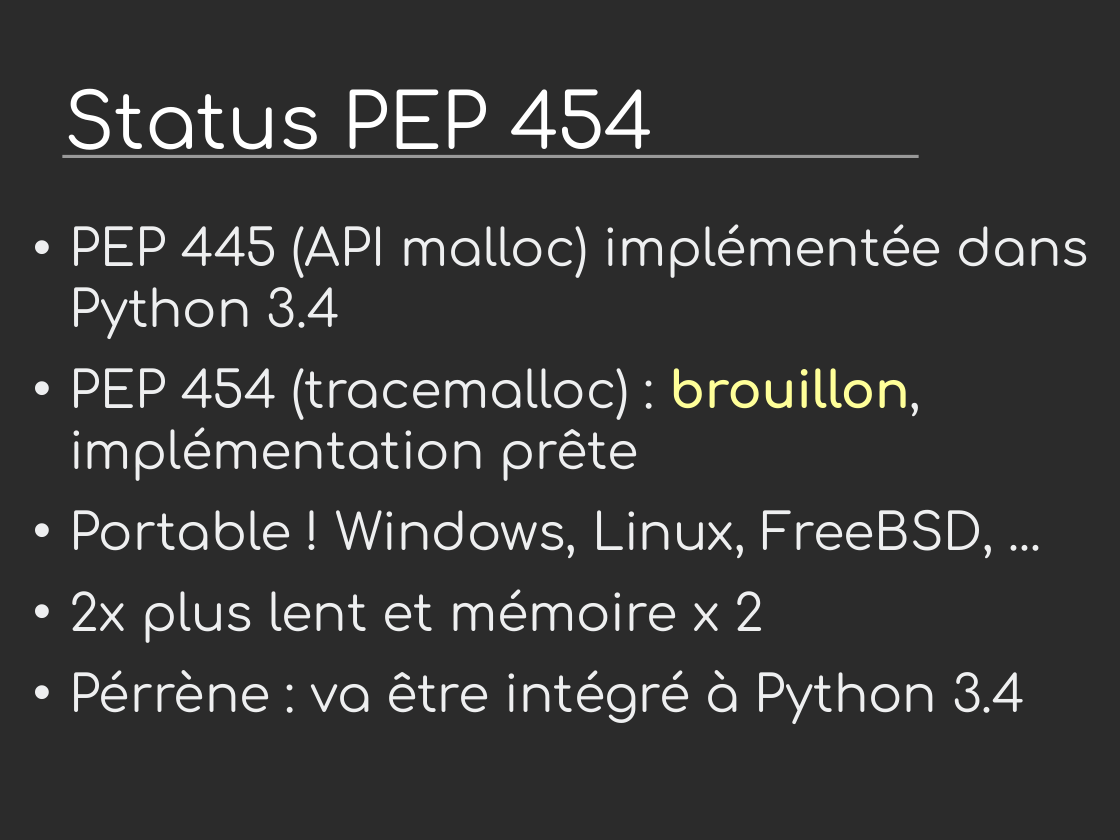
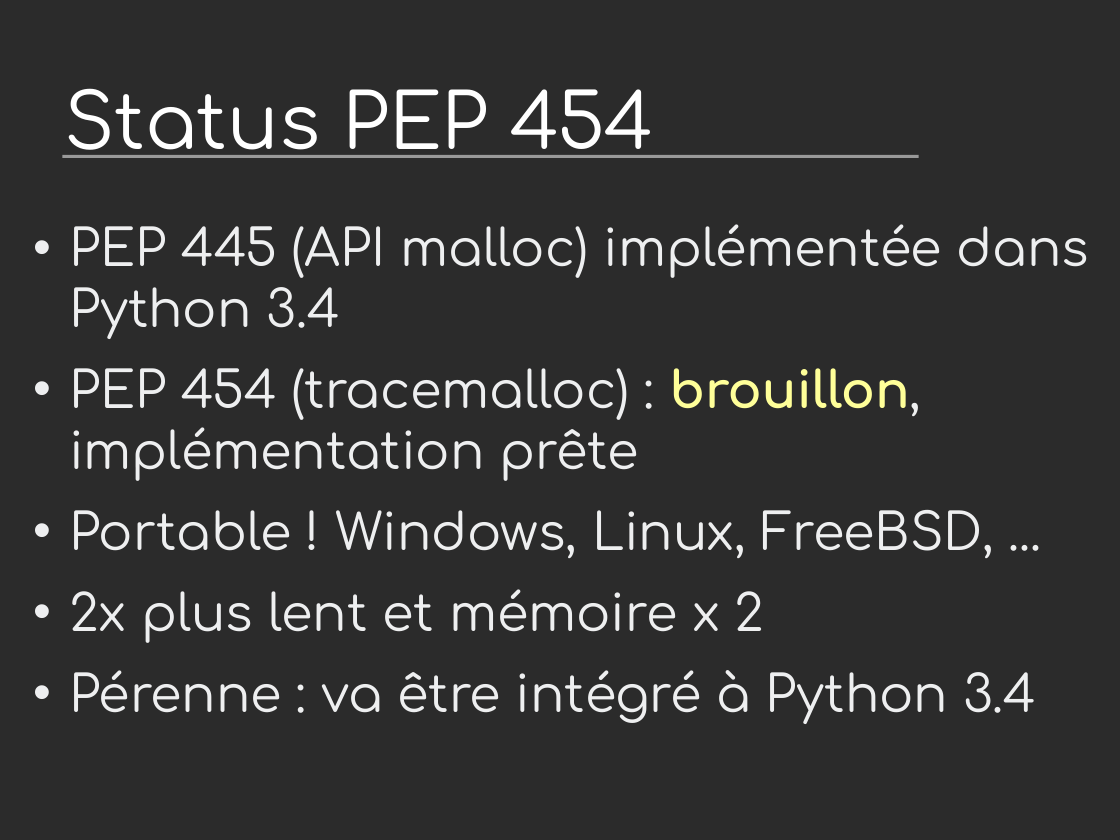
Before and after one commit to vstinner/talks, a slide deck: slide 24 of 2013-PyconFR-Strasbourg/tracemalloc.odp. Drawn at 1120x840 pixels with LibreOffice and Linux fonts; fonts in the diff are those of the drawing; background and template pictures are left out; a plain dark background stands for a picture behind light text. Boxes give left, top, right and bottom in pixels: in the first picture for what was removed or moved away, otherwise in the second. Text is boxed around its words. In the diff, an @@ line names an element or a change of style, - is before the commit and + after.

```diff
--- a/2013-PyconFR-Strasbourg/tracemalloc.odp
+++ b/2013-PyconFR-Strasbourg/tracemalloc.odp
@@ text at [69, 670, 1037, 724]: text changed @@
-• Pérrène : va être intégré à Python 3.4
+• Pérenne : va être intégré à Python 3.4
```
Also in this commit, not shown: 1 other file.
